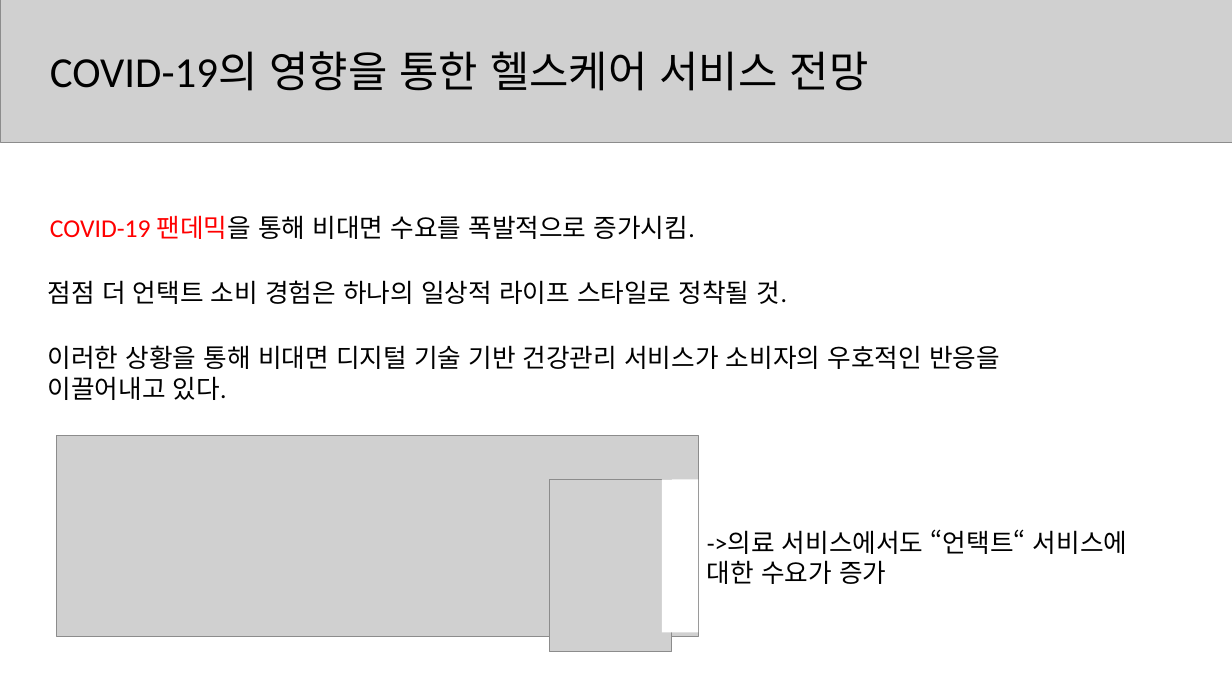
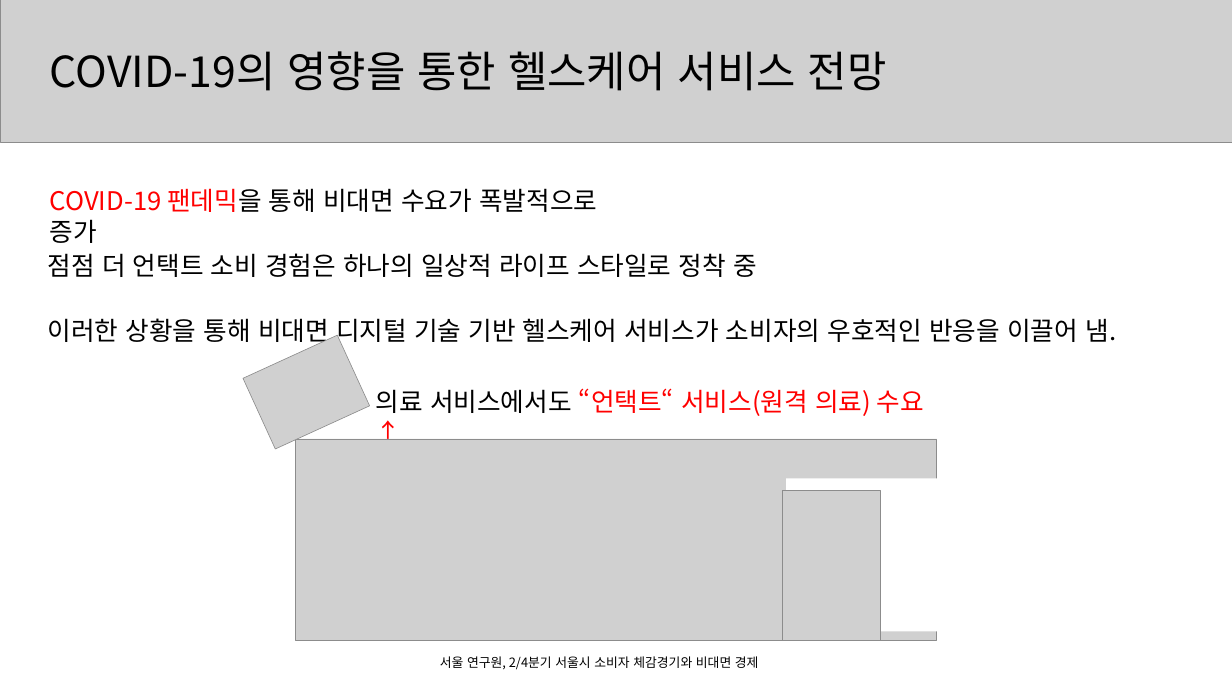
Before and after one commit to zdlghtjdz/codingtest, a slide deck: slide 2 of 공채관련_자료/농심 NDS/NDS 임원 면접 초안2.pptx. Drawn at 1232x693 pixels with LibreOffice and Linux fonts; fonts in the diff are those of the drawing; grey boxes stand for pictures. Boxes give left, top, right and bottom in pixels: in the first picture for what was removed or moved away, otherwise in the second. Text is boxed around its words. In the diff, an @@ line names an element or a change of style, - is before the commit and + after.

```diff
--- a/공채관련_자료/농심 NDS/NDS 임원 면접 초안2.pptx
+++ b/공채관련_자료/농심 NDS/NDS 임원 면접 초안2.pptx
@@ text "COVID-19의 영향을 통한 헬스케어 서비스 ..." at (50,51,887,91): font Calibri to Noto Sans CJK KR @@
@@ text at (50,188,597,212): text changed; font Calibri to Noto Sans CJK KR @@
-COVID-19 팬데믹을 통해 비대면 수요를 폭발적으로 증가시킴.
+COVID-19 팬데믹을 통해 비대면 수요가 폭발적으로 증가
@@ text at (48,253,757,277): text changed; font Calibri to Noto Sans CJK KR @@
-점점 더 언택트 소비 경험은 하나의 일상적 라이프 스타일로 정착될 것.
+점점 더 언택트 소비 경험은 하나의 일상적 라이프 스타일로 정착 중
@@ text at (48,318,1116,347): text changed; font Calibri to Noto Sans CJK KR @@
-이러한 상황을 통해 비대면 디지털 기술 기반 건강관리 서비스가 소비자의 우호적인 반응을 이끌어내고 있다.
+이러한 상황을 통해 비대면 디지털 기술 기반 헬스케어 서비스가 소비자의 우호적인 반응을 이끌어 냄.
@@ picture added at (243,335,369,449) @@
@@ text at (376,388,924,416): text changed; font Calibri to Noto Sans CJK KR; text colour #000000 to #FF0000 @@
-->의료 서비스에서도 “언택트“ 서비스에 대한 수요가 증가
+의료 서비스에서도 “언택트“ 서비스(원격 의료) 수요 ↑
@@ picture: place and size @@
-picture at (57,436,699,636)
+picture at (295,439,937,639)
@@ picture removed at (549,479,671,652) @@
@@ rectangle: place and size @@
-rectangle at (662,479,699,632)
+rectangle at (786,478,937,631)
@@ picture added at (783,490,880,639) @@
@@ text added at (440,656,759,670), 15 pt, text #000000 @@
+서울 연구원, 2/4분기 서울시 소비자 체감경기와 비대면 경제
```
Also in this commit, not shown: 3 other slides changed, 1 other file.
